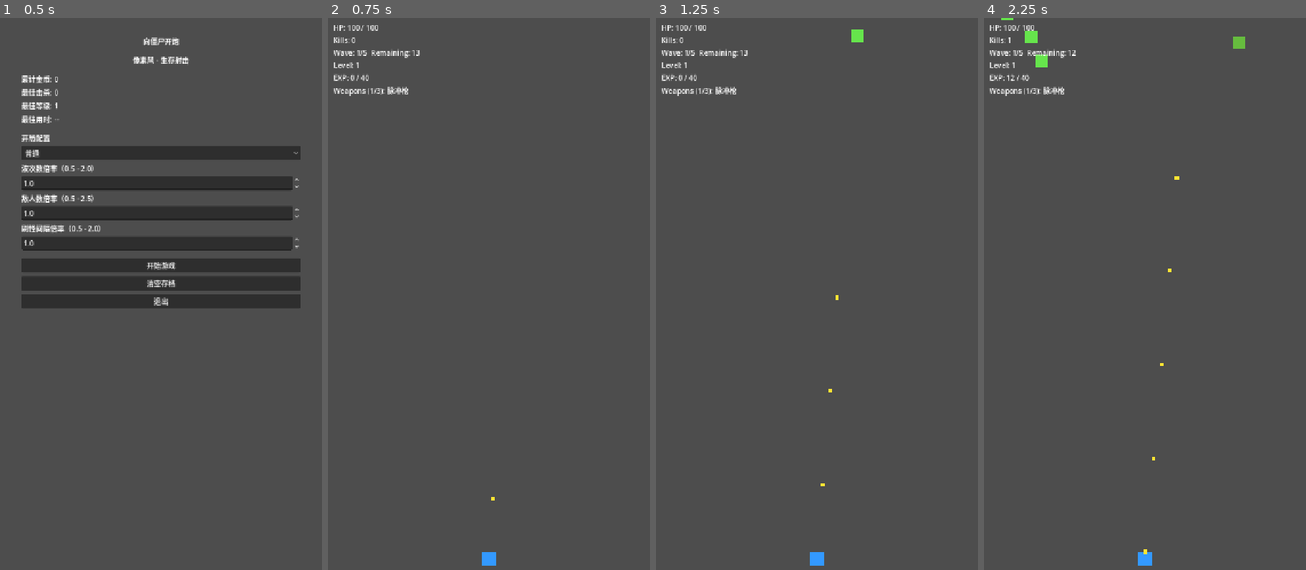
Above: before the commit, frames 1-4 (left to right).
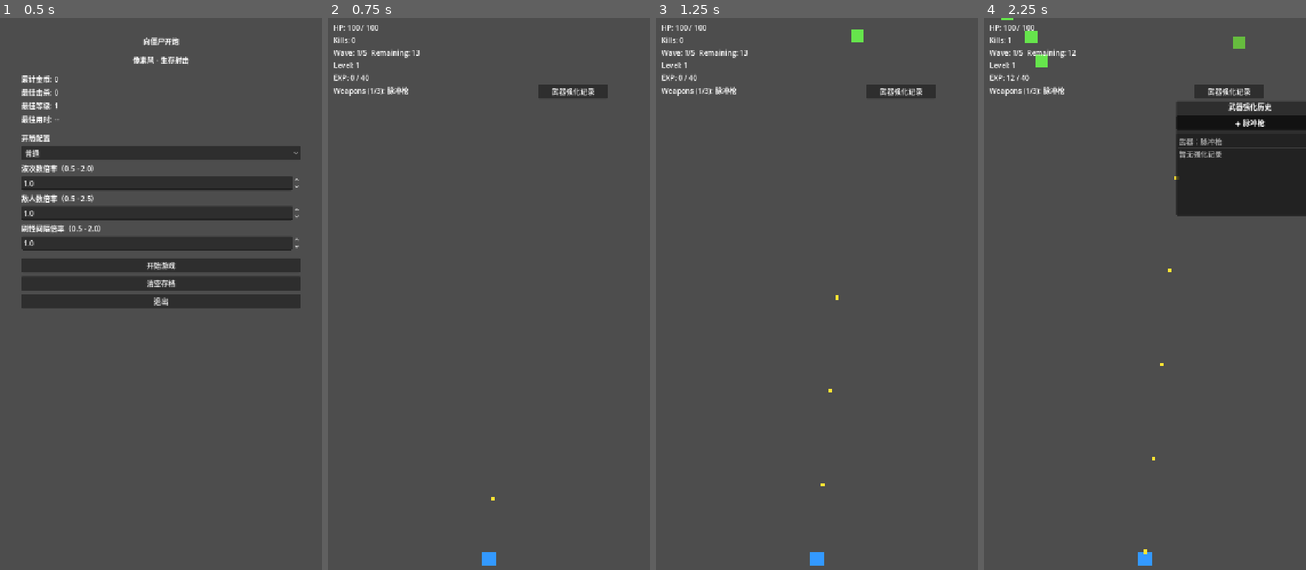
Above: after the commit, the same moments.

Repository: Jlu-waterbrother/fight_zombie
Game: Godot game, scene res://scenes/bootstrap.tscn
Two runs of this game, one before a commit and one after it. Both use one fixed random seed, a clock stepped at 60 frames per second and the inputs below.
Inputs (mouse positions are in pixels of both pictures, inside the frame that each line leads up to):
- Up to frame 1 (0.5 s): no input
- Up to frame 2 (0.75 s): click "开始游戏" at 0.5 s
- Up to frame 3 (1.25 s): no input
- Up to frame 4 (2.25 s): click (1228, 89) at 1.25 s, where only the run after the commit has a clickable "武器强化记录"; click (1251, 122) at 2 s, where only the run after the commit has a clickable "◈ 脉冲枪"

Frame 1 is identical in both runs. In frame 2, 0.5% of the frame differs, in the area x 65-87%, y 12-15%; in frame 3, 0.5%; in frame 4, 8.6%, in the area x 59-100%, y 12-36%.

Commit message:
历史选择武器记录按钮

Diff:
--- a/scenes/run_game.gd
+++ b/scenes/run_game.gd
@@ -65,6 +65,10 @@
 @onready var level_label: Label = $UILayer/LevelLabel
 @onready var exp_label: Label = $UILayer/ExpLabel
 @onready var weapon_label: Label = $UILayer/WeaponLabel
+@onready var upgrade_history_button: Button = $UILayer/UpgradeHistoryButton
+@onready var upgrade_history_panel: PanelContainer = $UILayer/UpgradeHistoryPanel
+@onready var upgrade_history_tab_row: HBoxContainer = $UILayer/UpgradeHistoryPanel/VBoxContainer/WeaponTabRow
+@onready var upgrade_history_record_list: ItemList = $UILayer/UpgradeHistoryPanel/VBoxContainer/RecordList
 @onready var fail_panel: PanelContainer = $UILayer/FailPanel
 @onready var restart_button: Button = $UILayer/FailPanel/VBoxContainer/RestartButton
 @onready var back_to_menu_button: Button = $UILayer/FailPanel/VBoxContainer/BackToMenuButton
@@ -88,6 +92,10 @@
 var _upgrade_options: Array[Dictionary] = []
 var _upgrade_buttons: Array[Button] = []
 var _upgrade_card_views: Array[Dictionary] = []
+var _initial_weapon_id := ""
+var _selected_history_weapon_id := ""
+var _weapon_upgrade_levels: Dictionary = {}
+var _weapon_upgrade_order: Dictionary = {}
 var _weapon_pool: Dictionary = {}
 var _weapon_order: Array[String] = []
 var _equipped_weapon_ids: Array[String] = []
@@ -115,6 +123,7 @@
 	back_to_menu_button.pressed.connect(_on_back_to_menu_pressed)
 	victory_restart_button.pressed.connect(_on_restart_pressed)
 	victory_back_to_menu_button.pressed.connect(_on_back_to_menu_pressed)
+	upgrade_history_button.pressed.connect(_on_toggle_upgrade_history_pressed)
 	_setup_upgrade_buttons()
 	_init_weapon_pool()
 	_apply_run_modifiers_from_state()
@@ -124,6 +133,7 @@
 	fail_panel.visible = false
 	victory_panel.visible = false
 	upgrade_panel.visible = false
+	upgrade_history_panel.visible = false
 	_next_level_exp = exp_to_level_base
 	_start_wave(1)
 	_update_health_text()
@@ -432,6 +442,13 @@
 	if not _weapon_pool.has(weapon_id):
 		return
 	_equipped_weapon_ids.append(weapon_id)
+	if _initial_weapon_id == "":
+		_initial_weapon_id = weapon_id
+	if not _weapon_upgrade_levels.has(weapon_id):
+		_weapon_upgrade_levels[weapon_id] = {}
+	if not _weapon_upgrade_order.has(weapon_id):
+		_weapon_upgrade_order[weapon_id] = []
+	_refresh_upgrade_history_tabs()
 
 func _tick_weapon(delta: float, weapon_id: String) -> void:
 	if not _weapon_pool.has(weapon_id):
@@ -781,6 +798,7 @@
 	_is_upgrade_open = false
 	GameState.is_paused = false
 	upgrade_panel.visible = false
+	upgrade_history_panel.visible = false
 
 func _finish_victory() -> void:
 	if _is_run_over:
@@ -800,6 +818,7 @@
 	_is_upgrade_open = false
 	GameState.is_paused = false
 	upgrade_panel.visible = false
+	upgrade_history_panel.visible = false
 	var best_time_text := "%.1f" % GameState.best_time_seconds
 	if GameState.best_time_seconds >= 999998.0:
 		best_time_text = "--"
@@ -810,6 +829,93 @@
 
 func _on_back_to_menu_pressed() -> void:
 	get_tree().change_scene_to_file("res://scenes/main_menu.tscn")
+
+func _on_toggle_upgrade_history_pressed() -> void:
+	upgrade_history_panel.visible = not upgrade_history_panel.visible
+	if not upgrade_history_panel.visible:
+		return
+	if _initial_weapon_id != "" and _equipped_weapon_ids.has(_initial_weapon_id):
+		_selected_history_weapon_id = _initial_weapon_id
+	elif not _equipped_weapon_ids.is_empty():
+		_selected_history_weapon_id = _equipped_weapon_ids[0]
+	else:
+		_selected_history_weapon_id = ""
+	_refresh_upgrade_history_tabs()
+	_refresh_upgrade_history_records()
+
+func _on_pick_history_weapon(weapon_id: String) -> void:
+	if weapon_id == "":
+		return
+	_selected_history_weapon_id = weapon_id
+	_refresh_upgrade_history_tabs()
+	_refresh_upgrade_history_records()
+
+func _refresh_upgrade_history_tabs() -> void:
+	if upgrade_history_tab_row == null:
+		return
+	for child in upgrade_history_tab_row.get_children():
+		child.queue_free()
+	if _equipped_weapon_ids.is_empty():
+		return
+	if _selected_history_weapon_id == "" or not _equipped_weapon_ids.has(_selected_history_weapon_id):
+		_selected_history_weapon_id = _equipped_weapon_ids[0]
+
+	for weapon_id in _equipped_weapon_ids:
+		var weapon: Dictionary = _weapon_pool.get(weapon_id, {})
+		var tab_button := Button.new()
+		tab_button.size_flags_horizontal = Control.SIZE_EXPAND_FILL
+		tab_button.toggle_mode = true
+		tab_button.button_pressed = weapon_id == _selected_history_weapon_id
+		tab_button.text = "%s %s" % [_icon_for_weapon(weapon_id), String(weapon.get("name", weapon_id))]
+		tab_button.pressed.connect(_on_pick_history_weapon.bind(weapon_id))
+		upgrade_history_tab_row.add_child(tab_button)
+
+func _refresh_upgrade_history_records() -> void:
+	if upgrade_history_record_list == null:
+		return
+	upgrade_history_record_list.clear()
+	if _selected_history_weapon_id == "":
+		upgrade_history_record_list.add_item("暂无武器记录")
+		return
+	var weapon: Dictionary = _weapon_pool.get(_selected_history_weapon_id, {})
+	upgrade_history_record_list.add_item("武器：%s" % String(weapon.get("name", _selected_history_weapon_id)))
+
+	var levels : Dictionary = _weapon_upgrade_levels.get(_selected_history_weapon_id, {})
+	var order : Array = _weapon_upgrade_order.get(_selected_history_weapon_id, [])
+	if order.is_empty():
+		upgrade_history_record_list.add_item("暂无强化记录")
+		return
+
+	for upgrade_type_key_value in order:
+		var upgrade_type_key := String(upgrade_type_key_value)
+		var level := int(levels.get(upgrade_type_key, 0))
+		if level <= 0:
+			continue
+		var upgrade_type := StringName(upgrade_type_key)
+		upgrade_history_record_list.add_item("%s %s Lv.%d" % [_icon_for_upgrade_type(upgrade_type), _upgrade_name_for_type(upgrade_type), level])
+
+func _record_weapon_upgrade(weapon_id: String, upgrade_type: StringName) -> void:
+	if weapon_id == "":
+		return
+	var upgrade_type_key := String(upgrade_type)
+	if upgrade_type_key == "":
+		return
+	if not _weapon_upgrade_levels.has(weapon_id):
+		_weapon_upgrade_levels[weapon_id] = {}
+	if not _weapon_upgrade_order.has(weapon_id):
+		_weapon_upgrade_order[weapon_id] = []
+
+	var levels := _weapon_upgrade_levels[weapon_id] as Dictionary
+	levels[upgrade_type_key] = int(levels.get(upgrade_type_key, 0)) + 1
+	_weapon_upgrade_levels[weapon_id] = levels
+
+	var order := _weapon_upgrade_order[weapon_id] as Array
+	if not order.has(upgrade_type_key):
+		order.append(upgrade_type_key)
+	_weapon_upgrade_order[weapon_id] = order
+
+	if upgrade_history_panel.visible and _selected_history_weapon_id == weapon_id:
+		_refresh_upgrade_history_records()
 
 func _update_health_text() -> void:
 	var player_controller := player as PlayerController
@@ -945,7 +1051,9 @@
 	var option_type := StringName(String(option.get("type", "")))
 	if option_type == OPTION_UNLOCK_WEAPON:
 		return "✚"
-	var upgrade_type := StringName(String(option.get("upgrade_type", "")))
+	return _icon_for_upgrade_type(StringName(String(option.get("upgrade_type", ""))))
+
+func _icon_for_upgrade_type(upgrade_type: StringName) -> String:
 	match upgrade_type:
 		UPGRADE_DAMAGE:
 			return "✹"
@@ -989,6 +1097,64 @@
 			return "✺"
 	return "◆"
 
+func _upgrade_name_for_type(upgrade_type: StringName) -> String:
+	match upgrade_type:
+		UPGRADE_DAMAGE:
+			return "伤害提升"
+		UPGRADE_FIRE_RATE:
+			return "射速提升"
+		UPGRADE_PROJECTILE_COUNT:
+			return "子弹增加"
+		UPGRADE_HIT_RADIUS:
+			return "命中范围"
+		UPGRADE_PIERCE:
+			return "穿透强化"
+		UPGRADE_SPLIT:
+			return "分裂弹头"
+		UPGRADE_EXPLOSION:
+			return "爆炸弹头"
+		UPGRADE_PULSE_OVERLOAD:
+			return "脉冲过载"
+		UPGRADE_SCATTER_BARRAGE:
+			return "霰弹压制"
+		UPGRADE_ARC_FOCUS:
+			return "弧光聚焦"
+		UPGRADE_LASER_WIDTH:
+			return "激光宽度"
+		UPGRADE_LASER_DURATION:
+			return "激光持续"
+		UPGRADE_LASER_CHAIN:
+			return "连锁折射"
+		UPGRADE_LASER_CHAIN_RANGE:
+			return "连锁距离"
+		UPGRADE_LASER_BURN:
+			return "灼烧回路"
+		UPGRADE_SUMMON_RADIUS:
+			return "黑洞范围"
+		UPGRADE_SUMMON_DURATION:
+			return "黑洞持续"
+		UPGRADE_SUMMON_TICK_RATE:
+			return "脉冲频率"
+		UPGRADE_SUMMON_EXTRA_FIELD:
+			return "额外黑洞"
+		UPGRADE_SUMMON_IMPLOSION:
+			return "塌缩爆发"
+	return String(upgrade_type)
+
+func _icon_for_weapon(weapon_id: String) -> String:
+	match weapon_id:
+		"pulse":
+			return "◈"
+		"laser":
+			return "║"
+		"blackhole":
+			return "◉"
+		"scatter":
+			return "✸"
+		"arc":
+			return "⌁"
+	return "◆"
+
 func _build_unlock_options() -> Array[Dictionary]:
 	var options: Array[Dictionary] = []
 	if _equipped_weapon_ids.size() >= max_equipped_weapons:
@@ -1332,7 +1498,9 @@
 		OPTION_UNLOCK_WEAPON:
 			_unlock_weapon(weapon_id)
 		OPTION_WEAPON_UPGRADE:
-			_apply_weapon_upgrade(weapon_id, StringName(String(option.get("upgrade_type", ""))))
+			var upgrade_type := StringName(String(option.get("upgrade_type", "")))
+			_apply_weapon_upgrade(weapon_id, upgrade_type)
+			_record_weapon_upgrade(weapon_id, upgrade_type)
 
 func _apply_weapon_upgrade(weapon_id: String, upgrade_type: StringName) -> void:
 	if not _weapon_pool.has(weapon_id):
--- a/scenes/run_game.tscn
+++ b/scenes/run_game.tscn
@@ -58,6 +58,35 @@
 offset_right = 420.0
 offset_bottom = 180.0
 text = "Weapons (1/3): 脉冲枪"
+
+[node name="UpgradeHistoryButton" type="Button" parent="UILayer"]
+offset_left = 470.0
+offset_top = 148.0
+offset_right = 626.0
+offset_bottom = 180.0
+text = "武器强化记录"
+
+[node name="UpgradeHistoryPanel" type="PanelContainer" parent="UILayer"]
+visible = false
+offset_left = 430.0
+offset_top = 186.0
+offset_right = 760.0
+offset_bottom = 442.0
+
+[node name="VBoxContainer" type="VBoxContainer" parent="UILayer/UpgradeHistoryPanel"]
+theme_override_constants/separation = 8
+
+[node name="TitleLabel" type="Label" parent="UILayer/UpgradeHistoryPanel/VBoxContainer"]
+text = "武器强化历史"
+horizontal_alignment = 1
+
+[node name="WeaponTabRow" type="HBoxContainer" parent="UILayer/UpgradeHistoryPanel/VBoxContainer"]
+theme_override_constants/separation = 6
+
+[node name="RecordList" type="ItemList" parent="UILayer/UpgradeHistoryPanel/VBoxContainer"]
+size_flags_vertical = 3
+focus_mode = 0
+select_mode = 1
 
 [node name="FailPanel" type="PanelContainer" parent="UILayer"]
 visible = false
